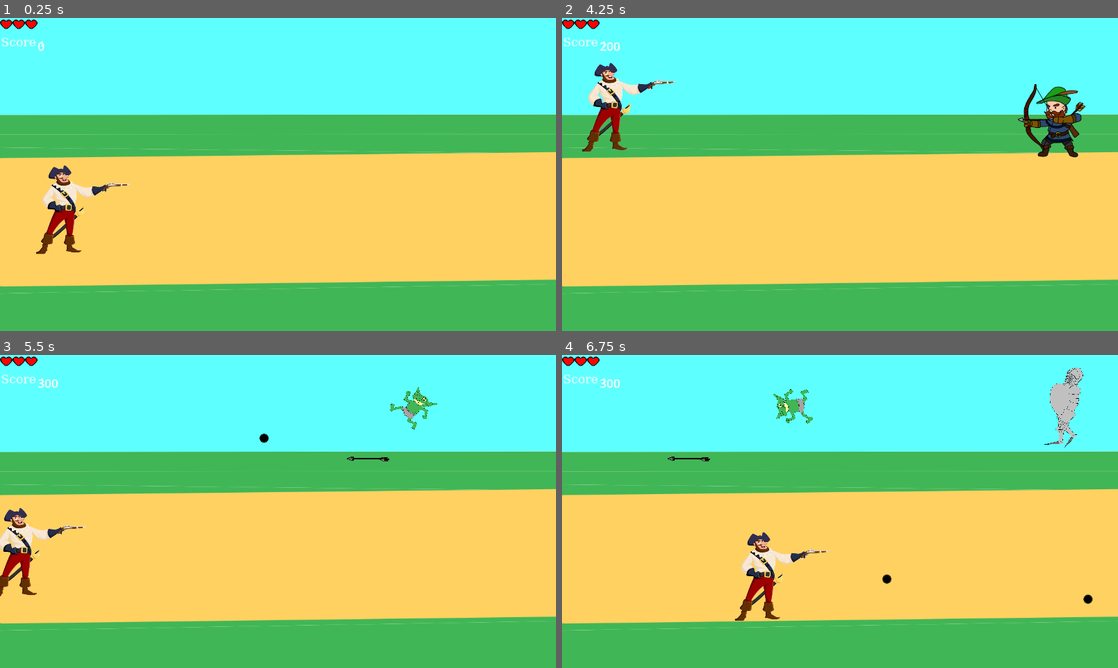
Above: before the commit, frames 1-4 (two rows, left to right).
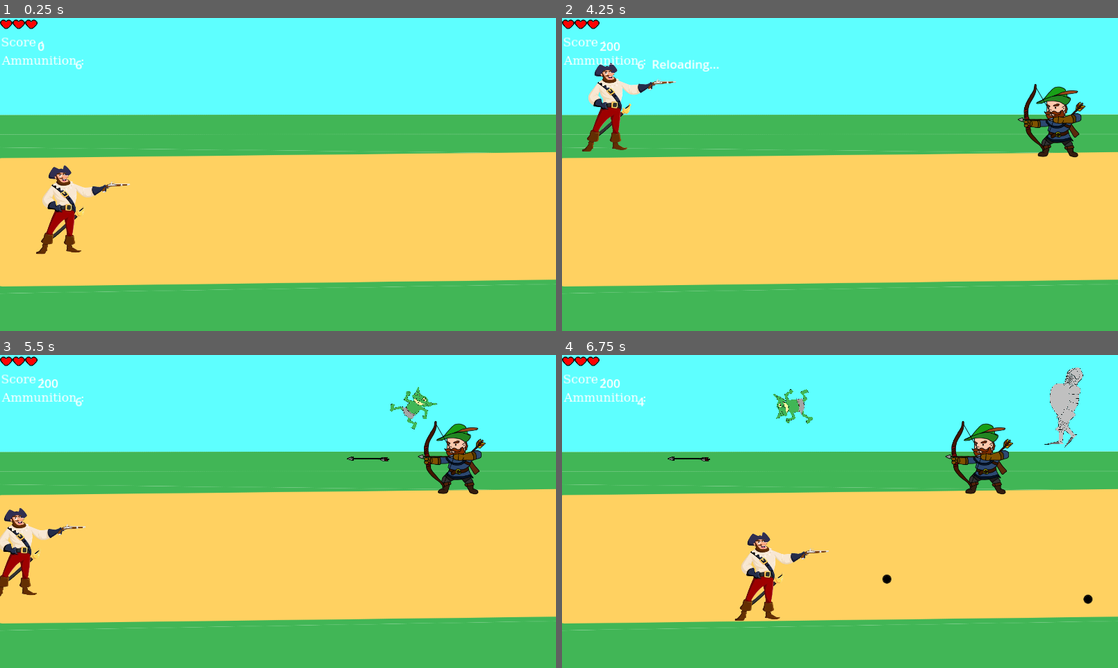
Above: after the commit, the same moments.

Repository: Sakusai/GameJam-IUT-2025
Game: Godot game, scene res://Scene/main.tscn
The game is run twice, just before and just after one commit, with the same random seed, the same clock (stepped at 60 frames per second) and the same inputs.
Inputs:
- Up to frame 1 (0.25 s): no input
- Up to frame 2 (4.25 s): tap Enter at 0.5 s; hold Right (ui_right) 0.53-1.28 s; tap Space (shoot) every 0.75 s from 0.6 to 3.6 s; hold Down (ui_down) 1.28-2.03 s; hold Right (ui_right) 2.03-2.78 s; hold Up (ui_up) 2.78-3.53 s; hold Left (ui_left) from 3.53 s (still down); tap R (reload, bound only after the commit) at 4.15 s
- Up to frame 3 (5.5 s): tap Space (shoot) at 4.35, 5.1 s; release Left (ui_left) at 5.03 s; hold Down (ui_down) from 5.03 s (still down)
- Up to frame 4 (6.75 s): release Down (ui_down) at 5.78 s; hold Right (ui_right) 5.78-6.53 s; tap Space (shoot) at 5.85, 6.6 s; hold Up (ui_up) from 6.53 s (still down)

The runs differ from the first frame. In frame 1, 0.2% of the frame differs, in the area x 0-15%, y 12-17%; in frame 2, 0.4%; in frame 3, 1.6%, in the area x 0-88%, y 8-45%; in frame 4, 1.5%.

Commit message:
add ammunition and reloading

Diff:
--- a/Scene/main.tscn
+++ b/Scene/main.tscn
@@ -35,5 +35,6 @@
 polygon = PackedVector2Array(498, 1, 500, 650, 573, 650, 568, -38, -93, -28, -73, 738, 498, 744, 612, 651, -1, 650, -3, 1)
 
 [connection signal="damage_pirate" from="DeathZone" to="pirate" method="_on_death_zone_damage_pirate"]
+[connection signal="reloading" from="pirate" to="Score" method="_on_pirate_reloading"]
 [connection signal="spawn_bullet" from="pirate" to="." method="_on_pirate_spawn_bullet"]
 [connection signal="take_damage" from="pirate" to="CanvasLayer" method="_on_pirate_take_damage"]
--- a/Scene/pirate.tscn
+++ b/Scene/pirate.tscn
@@ -20,3 +20,7 @@
 
 [node name="Muzzle" type="Marker2D" parent="."]
 position = Vector2(137, -51)
+
+[node name="reload" type="Timer" parent="."]
+
+[connection signal="timeout" from="reload" to="." method="_on_reload_timeout"]
--- a/Scene/score.tscn
+++ b/Scene/score.tscn
@@ -27,7 +27,7 @@
 [node name="Score" type="CanvasLayer"]
 script = ExtResource("1_t51og")
 
-[node name="Label" type="Label" parent="."]
+[node name="score" type="Label" parent="."]
 offset_left = 2.0
 offset_top = 38.0
 offset_right = 76.0
@@ -35,10 +35,33 @@
 text = "Score :"
 label_settings = SubResource("LabelSettings_hgbbd")
 
-[node name="Label" type="Label" parent="Label"]
+[node name="score_label" type="Label" parent="score"]
 layout_mode = 0
 offset_left = 76.0
 offset_top = 2.0
 offset_right = 116.0
 offset_bottom = 37.0
 label_settings = SubResource("LabelSettings_45mbv")
+
+[node name="ammunition" type="Label" parent="."]
+offset_left = 4.0
+offset_top = 76.0
+offset_right = 78.0
+offset_bottom = 110.0
+text = "Ammunition :"
+label_settings = SubResource("LabelSettings_hgbbd")
+
+[node name="ammunition_label" type="Label" parent="ammunition"]
+layout_mode = 0
+offset_left = 152.0
+offset_top = 2.0
+offset_right = 192.0
+offset_bottom = 37.0
+label_settings = SubResource("LabelSettings_45mbv")
+
+[node name="reloading" type="Label" parent="ammunition"]
+offset_left = 182.0
+offset_top = 1.0
+offset_right = 322.0
+offset_bottom = 36.0
+label_settings = SubResource("LabelSettings_45mbv")
--- a/Script/pirate.gd
+++ b/Script/pirate.gd
@@ -3,12 +3,16 @@
 
 signal spawn_bullet(location)
 signal take_damage(life)
+signal reloading()
 
 @onready var muzzle = $Muzzle
-
+@onready var timer = $reload
 const SPEED = 500.0
 var life = 3
+var nbBullet = 6
 var input_vector = Vector2.ZERO
+var is_reload = false
+
 func _physics_process(delta: float) -> void:
 	var input_vector = Input.get_vector("ui_left", "ui_right", "ui_up", "ui_down")
 	global_position += input_vector * SPEED * delta
@@ -17,6 +21,10 @@
 	if Input.is_action_just_pressed("shoot"):
 		shoot()
 
+	if Input.is_action_just_pressed("reload"):
+		print("reload")
+		reload()
+
 func updateLife():
 	life -= 1
 	emit_signal("take_damage", life)
@@ -24,8 +32,23 @@
 		queue_free()
 
 func shoot():
-	emit_signal("spawn_bullet", muzzle.global_position)
+	if nbBullet>0 and !is_reload:
+		nbBullet-=1
+		Score._shoot()
+		emit_signal("spawn_bullet", muzzle.global_position)
+
+func reload():
+	timer.wait_time = 1
+	timer.start()
+	is_reload= true
+	nbBullet = 6
+	Score._reload()
 
 
 func _on_death_zone_damage_pirate() -> void:
 	updateLife()
+
+
+func _on_reload_timeout() -> void:
+	emit_signal("reloading")
+	is_reload = false
--- a/Script/score.gd
+++ b/Script/score.gd
@@ -2,7 +2,8 @@
 class_name Score
 
 static var score: int = 0
-
+static var ammunition: int = 6
+static var reloading = ""
 func _ready():
 	update()
 
@@ -10,7 +11,15 @@
 	update()
 
 func update():
-	$Label/Label.text = str(score)
+	$score/score_label.text = str(score)
+	$ammunition/ammunition_label.text = str(ammunition)
+	$ammunition/reloading.text = reloading
+static func _shoot():
+	ammunition -=1
+
+static func _reload():
+	ammunition = 6
+	reloading = "Reloading..."
 
 static func _kill_goblin(minus):
 	score += 55 - minus
@@ -20,3 +29,7 @@
 
 static func _kill_Knight(minus):
 	score += 220 - minus
+
+
+func _on_pirate_reloading() -> void:
+	reloading = ""
--- a/project.godot
+++ b/project.godot
@@ -30,6 +30,11 @@
 "events": [Object(InputEventKey,"resource_local_to_scene":false,"resource_name":"","device":-1,"window_id":0,"alt_press …(191 unchanged characters)…
 ]
 }
+reload={
+"deadzone": 0.5,
+"events": [Object(InputEventKey,"resource_local_to_scene":false,"resource_name":"","device":-1,"window_id":0,"alt_pressed":false,"shift_pressed":false,"ctrl_pressed":false,"meta_pressed":false,"pressed":false,"keycode":0,"physical_keycode":82,"key_label":0,"unicode":114,"location":0,"echo":false,"script":null)
+]
+}
 
 [layer_names]
 
